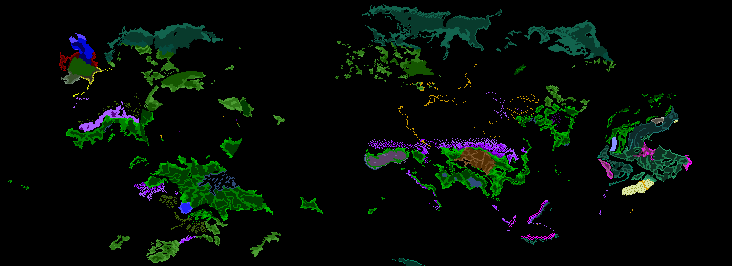
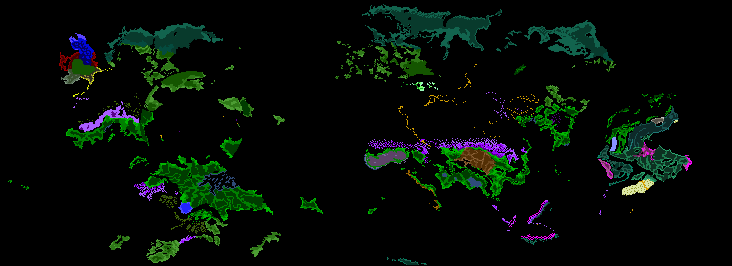
Layer changes from the first (732, 266) image to the second:
painted on "trees.bmp" over (60, 39, 543, 266)
